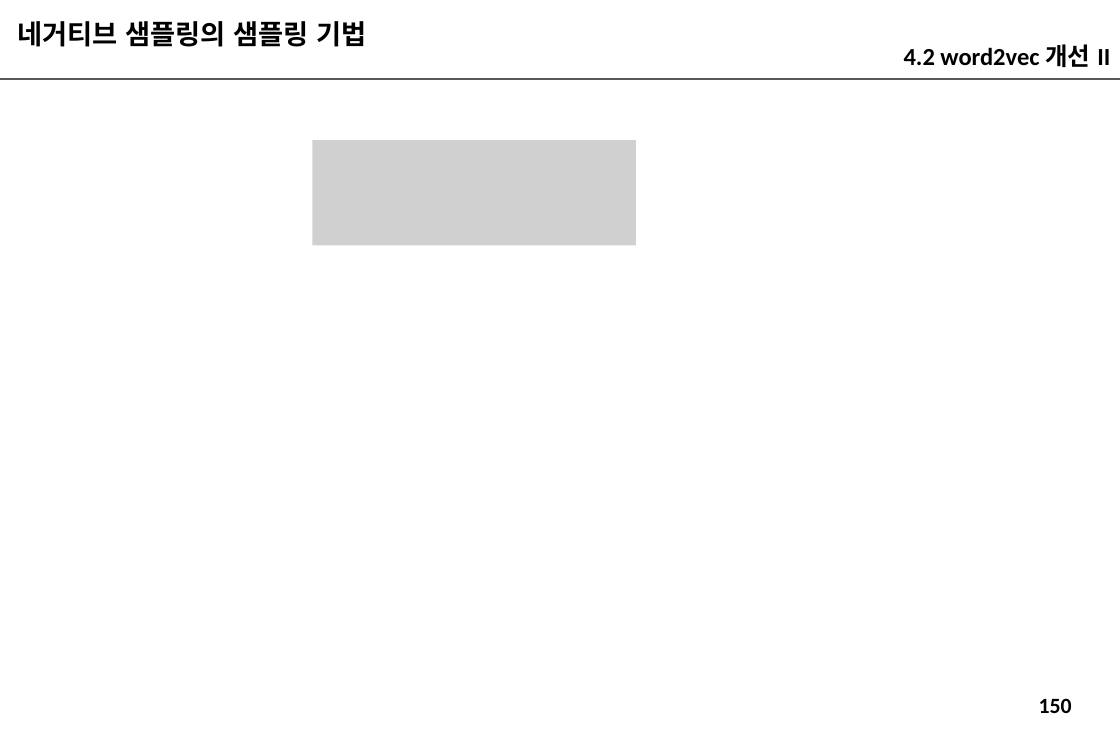
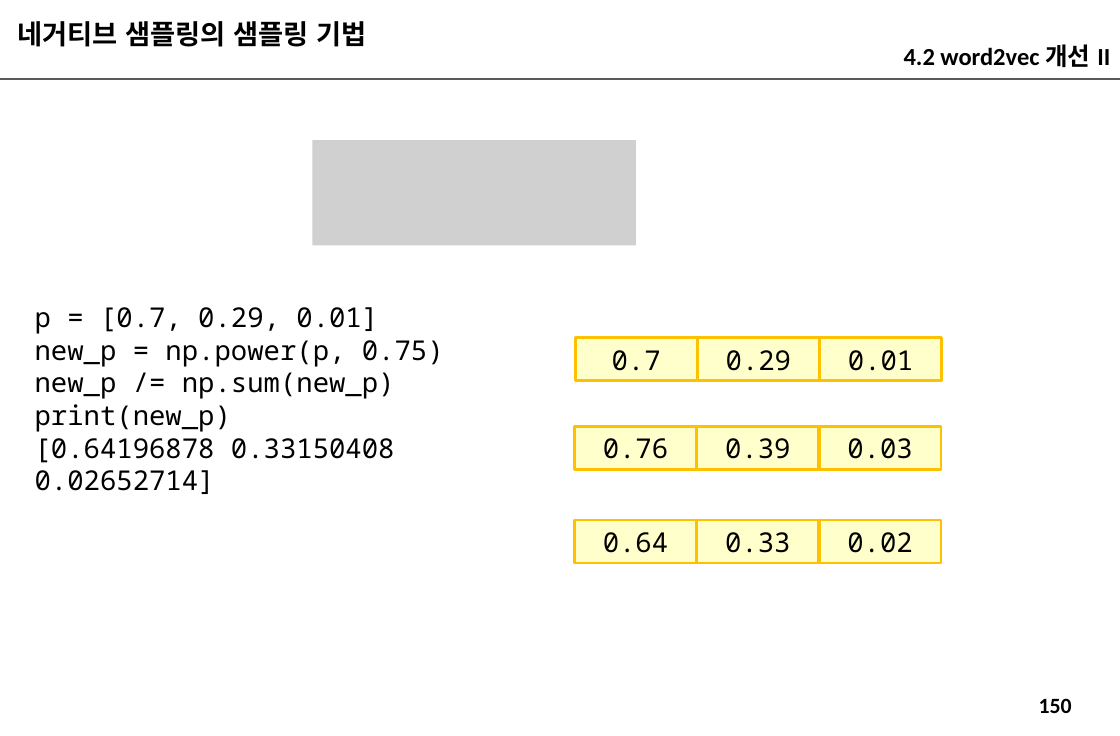
Before and after one commit to imguru-mooc/deep_learning_nlp, a slide deck: slide 150 of 인공지능_자연어처리_2_판서.pptx. Drawn at 1120x736 pixels with LibreOffice and Linux fonts; fonts in the diff are those of the drawing; grey boxes stand for pictures. Boxes give left, top, right and bottom in pixels: in the first picture for what was removed or moved away, otherwise in the second. Text is boxed around its words. In the diff, an @@ line names an element or a change of style, - is before the commit and + after.

```diff
--- a/인공지능_자연어처리_2_판서.pptx
+++ b/인공지능_자연어처리_2_판서.pptx
@@ text added at [35,307,444,463], 20 pt, text #000000 @@
+p = [0.7, 0.29, 0.01]
+new_p = np.power(p, 0.75)
+new_p /= np.sum(new_p)
+print(new_p)
+[0.64196878 0.33150408 0.02652714]
@@ rectangle added at [576,337,697,381], fill #FFFFCC, outline #FFC000 2 pt, 20 pt, text #000000 @@
+0.7
@@ rectangle added at [697,337,819,381], fill #FFFFCC, outline #FFC000 2 pt, 20 pt, text #000000 @@
+0.29
@@ rectangle added at [820,337,942,381], fill #FFFFCC, outline #FFC000 2 pt, 20 pt, text #000000 @@
+0.01
@@ rectangle added at [575,426,696,469], fill #FFFFCC, outline #FFC000 2 pt, 20 pt, text #000000 @@
+0.76
@@ rectangle added at [697,426,819,469], fill #FFFFCC, outline #FFC000 2 pt, 20 pt, text #000000 @@
+0.39
@@ rectangle added at [819,426,941,469], fill #FFFFCC, outline #FFC000 2 pt, 20 pt, text #000000 @@
+0.03
@@ rectangle added at [575,520,696,563], fill #FFFFCC, outline #FFC000 2 pt, 20 pt, text #000000 @@
+0.64
@@ rectangle added at [697,520,819,563], fill #FFFFCC, outline #FFC000 2 pt, 20 pt, text #000000 @@
+0.33
@@ rectangle added at [819,520,941,563], fill #FFFFCC, outline #FFC000 2 pt, 20 pt, text #000000 @@
+0.02
```
Also in this commit, not shown: 2 other slides changed.
